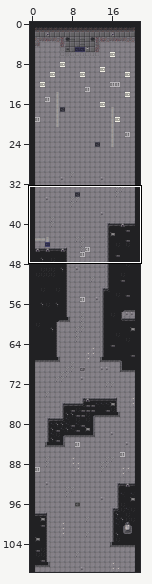
One commit to this Tiled map: tiled/level2.tmx. Above, an overview of the earlier version with the close-up marked.
Close-up. Earlier state:
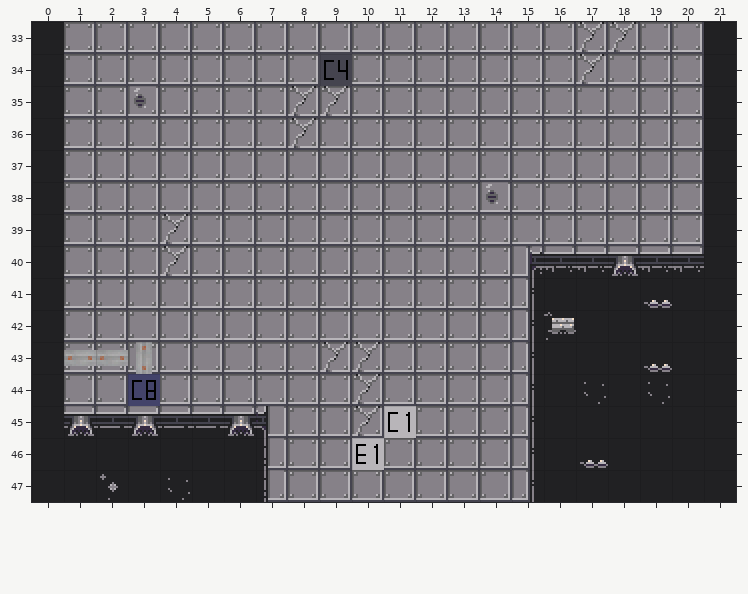
Cells are 16x16 px. Shown: x 0..21, y 33..47. The commit also changed other parts of the map, which this record leaves out.
Once edited:
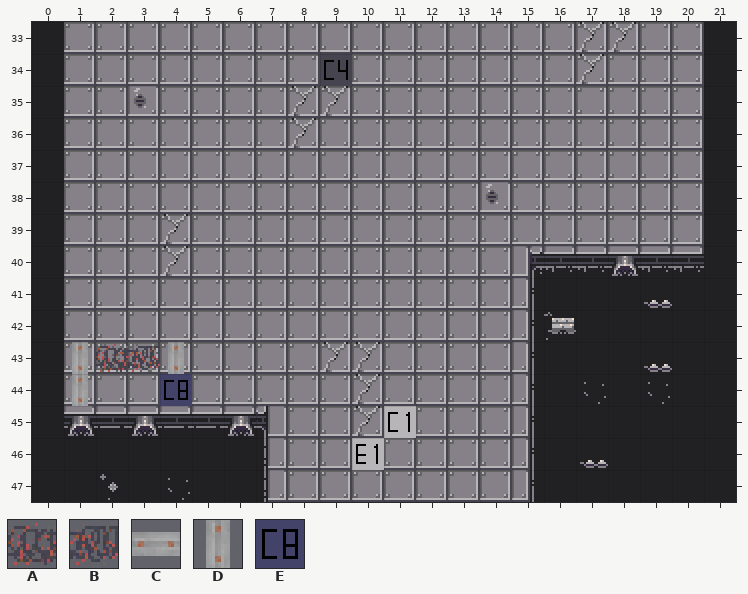
Key: from "Tilesheet": A 58, B 59, C 73, D 74, E 203.
_ is an empty cell.
The edit:
Layer "foreground":
Tile A replaces tile C in row 43 at x 2.
Tile B replaces tile D in row 43 at x 3.
Tile D replaces tile C in row 43 at x 1.
Tile D is added in row 43 at x 4; in row 44 at x 1.
Tile E is added in row 44 at x 4.
The author cleared tile E in row 44 at x 3.
Pixel boxes of the changes (left, top, right, bottom) in both close-ups:
changed: (64, 342, 192, 406)
